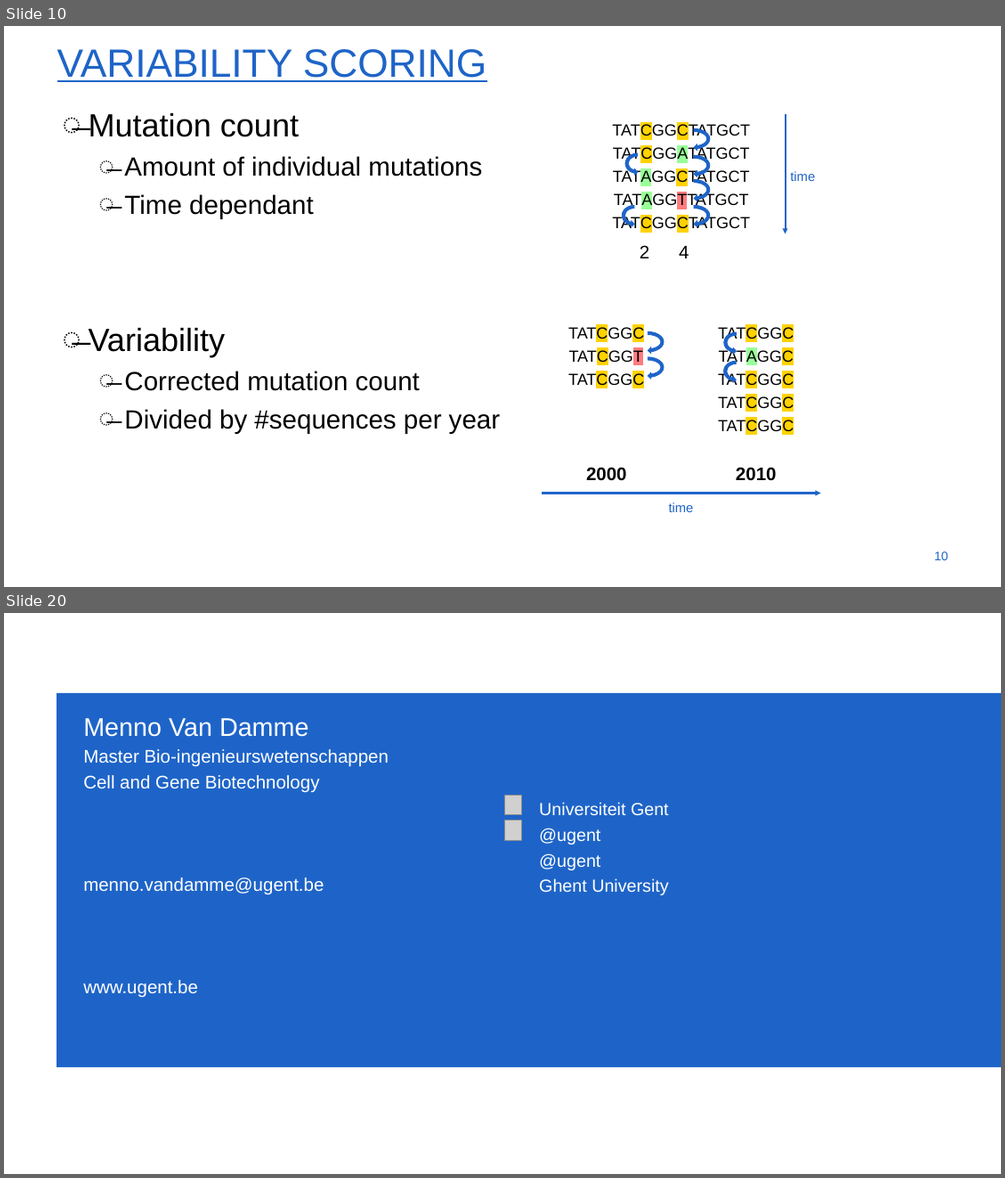
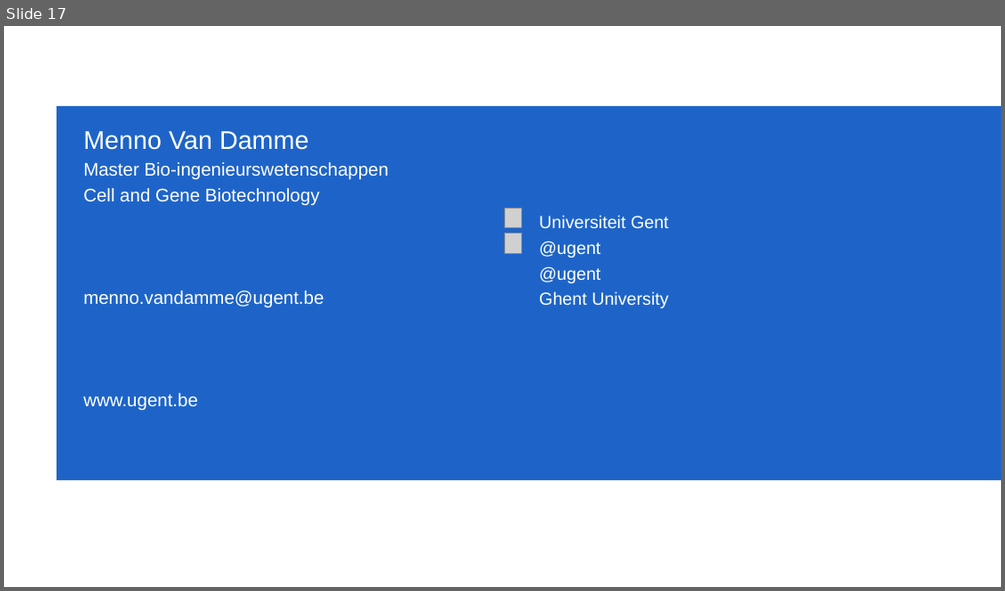
Before and after one commit to menvdamm/MScThesis, a slide deck: Masterthesis_Menno_Van_Damme.pptx. Shown one above the other, each under a label of ours: slides 10 and 20 before the commit, slide 17 after it; the slides between them are not shown. The pictures are 1005x1178 and 1005x591 pixels, drawn with LibreOffice and Linux fonts; fonts in the diff are those of the drawing; grey boxes stand for pictures; background and template pictures are left out. Boxes give left, top, right and bottom in pixels: in the first picture for what was removed or moved away, otherwise in the second. Text is boxed around its words. In the diff, an @@ line names an element or a change of style, - is before the commit and + after.

```diff
--- a/Masterthesis_Menno_Van_Damme.pptx
+++ b/Masterthesis_Menno_Van_Damme.pptx
@@ slide 10 removed at [4,26,1001,587], background #FFFFFF @@
@@ title removed at [57,49,487,82] @@
-VARIABILITY SCORING
@@ text removed at [89,113,500,433] @@
-̶ Mutation count
-  ̶ Amount of individual mutations
-  ̶ Time dependant
-̶ Variability
-  ̶ Corrected mutation count
-  ̶ Divided by #sequences per year
@@ text removed at [612,124,750,232] @@
-TATCGGCTATGCT
-TATCGGATATGCT
-TATAGGCTATGCT
-TATAGGTTATGCT
-TATCGGCTATGCT
@@ circular arrow removed at [677,127,712,151] @@
@@ arrow removed from (785, 114) to (785, 233) @@
@@ circular arrow removed at [623,151,651,175] @@
@@ circular arrow removed at [677,154,712,177] @@
@@ circular arrow removed at [677,178,712,201] @@
@@ text removed at [790,171,815,181] @@
-time
@@ circular arrow removed at [621,204,648,227] @@
@@ circular arrow removed at [677,204,712,227] @@
@@ text removed at [639,245,649,258] @@
-2
@@ text removed at [679,246,688,258] @@
-4
@@ text removed at [568,326,793,481] @@
-TATCGGC TATCGGC
-TATCGGT TATAGGC
-TATCGGC TATCGGC
-TATCGGC
-TATCGGC
-2000 2010
@@ circular arrow removed at [631,330,665,354] @@
@@ circular arrow removed at [723,331,750,354] @@
@@ circular arrow removed at [631,355,665,378] @@
@@ circular arrow removed at [722,360,750,383] @@
@@ arrow removed from (542, 493) to (821, 493) @@
@@ text removed at [669,502,694,512] @@
-time
@@ page number removed at [934,551,948,560] @@
-10
@@ what was slide 20 is now slide 17 @@
```
Also in this commit, not shown: 7 slides changed, 8 slides added, 10 other slides removed.
